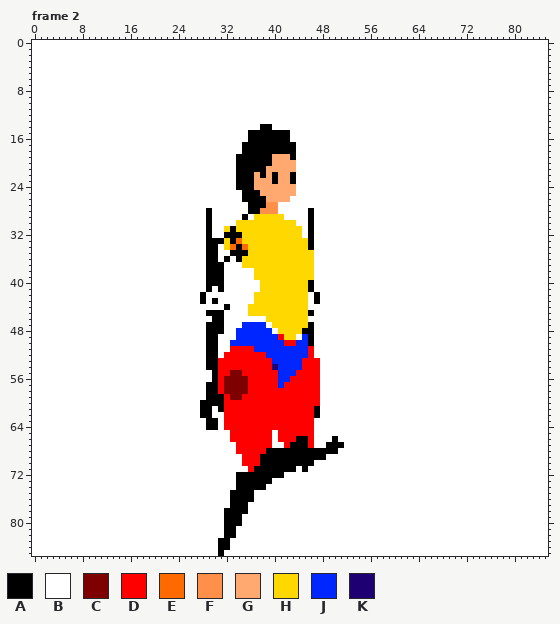
Edited in one commit: animated GIF sprite (characters/drexa/logan/gifs/andando.gif). This is how it looked before the edit.
The file is 258x258 pixels, drawn in blocks of 3x3; one block is one cell here. Shown: frame 2. The commit also changed other frames, which this record leaves out.
Palette (. is transparent): A #000000  B #ffffff  C #7f0000  D #ff0000  E #ff6a00  F #ff8f49  G #ffa970  H #ffd800  J #0026ff  K #1e0072
The same view after the edit:
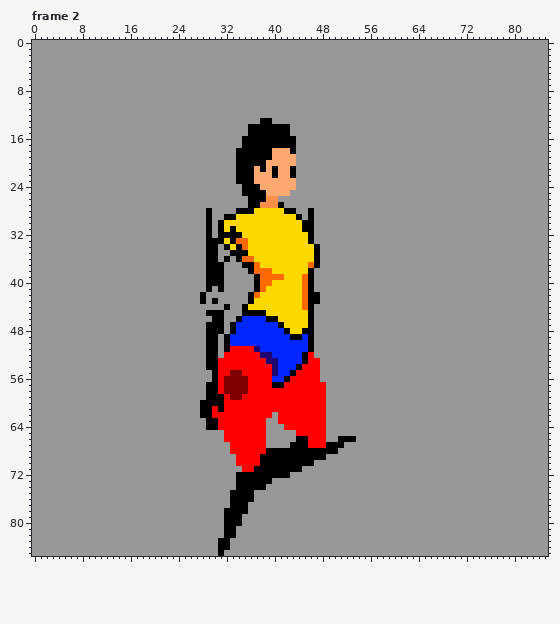
Change:
colour B: #ffffff -> #989898
Changed rows in their new state; - is a pixel that keeps its letter.
Frame 2:
first column x 30:
13 --------AA--------------
14 ------AA--AAA-----------
16 -----A-------A----------
18 ----A-----GGG-----------
19 -------------G----------
20 ---------G--------------
21 -------G--A--A----------
22 --------G---------------
23 ----------G--G----------
24 ----B--A----------------
25 --------A----B----------
26 -----B---FFBB-----------
27 --------F--A------------
28 ----AA-HHHHHAA----------
29 --AAHHH-----HHA---------
30 -AHH----------HA--------
31 -A-------------A--------
32 -A-------------H--------
33 -----E------------------
34 --AH------------HA------
35 -----------------A------
36 -----EE----------A------
37 -----AAE--------EA------
38 ------AEEE------A-------
39 -------AEEEE---EA-------
40 -------AEE-----E--------
41 -------AE------E--------
42 ------AE-------EA-------
43 ------A--------EA-------
44 -----A---------EA-------
45 -----AAAA---------------
46 ----AJJJJAA-----A-------
47 ---AJ----JJA------------
48 ---A------JJA-----------
49 --AJ-------JJAA---------
50 --A---------JJ----------
51 --A----K--------A-------
52 --------KK-----A--------
53 ---------KK----A--------
54 --------------A---------
55 ----------K--A----------
56 ----------J-A-----------
57 ----------AA------D-----
58 ------------------D-----
59 ------------------D-----
60 ------------------D-----
61 D----------------DD-----
62 DD--------B------DD-----
63 -D-------BB------DD-----
64 -D-------BBB-----DD-----
65 --D------B-BBB---DD-----
66 --D------B-BBB---DD-BAAA
67 ---D-----B--B----DD-----
68 ---D--------------------
69 ----D-------------------
70 ----D-------------------
71 -----D--------AB--------
72 ------------A-----------
Where, in picture pixels (left, top, right, bottom), the same in both pictures:
changed: (32, 40, 548, 556)
